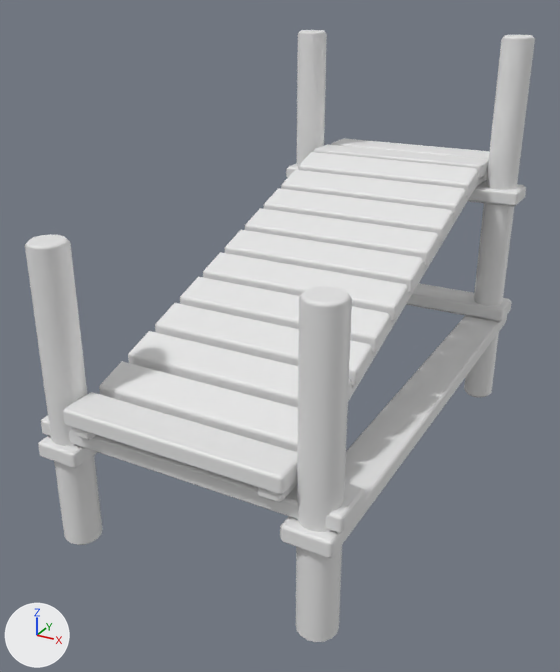
Two versions of the FBX model CrashCourse/Assets/ART_Assets/Platforms/Small/M_Small_Ramp.fbx, one commit apart.
The view is the same before and after, from a 50 mm lens placed at (60.67, 3.19, 4.81), pointed at (55.67, 12.28, 0.26). Every picture has the same lights, and +X, +Y and +Z are marked at lower left. The first picture is the older version. Where no turn or scale is listed for an object, it has been applied to the vertices.

Names of what the first picture shows: 'M_Small_Ramp'.
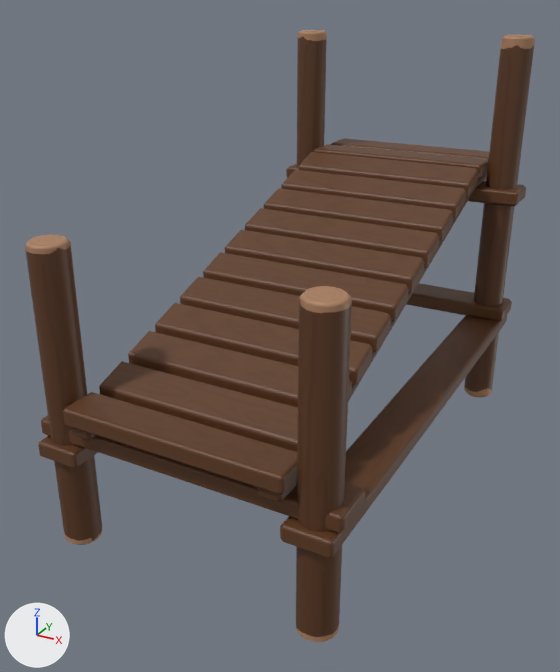
Pixel boxes (x1, y1, x2, y2) of what changed, in the pictures (560 x 672 px):
'M_Small_Ramp', recoloured (white to brown)
    both: (25, 30, 535, 642)

The change, as a list of edits to the scene's bpy script:
```text
Add img_row_4_uv_png:
    img_row_4_uv_png = load_image('Row_4_UV.png', '../Textures/Row_4_UV.png', 1024, 1024, 'sRGB')
Add mat_row_4:
    mat_row_4 = principled_material('Row_4')
    mat_row_4.texture = img_row_4_uv_png
Change me_cube_713:
    where me_cube_713.from_pydata(...)  # 768 vertices, 752 faces; spans x -2.1..2.1, y -3.87..3.98, z -3.15..2.96
    add me_cube_713.materials.append(mat_row_4)  # picture img_row_4_uv_png
```
